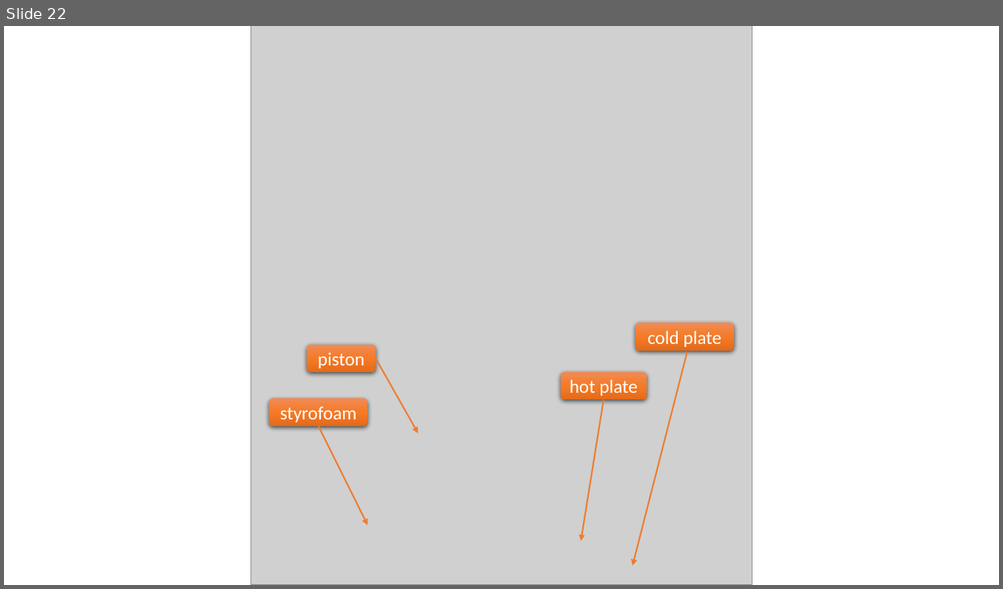
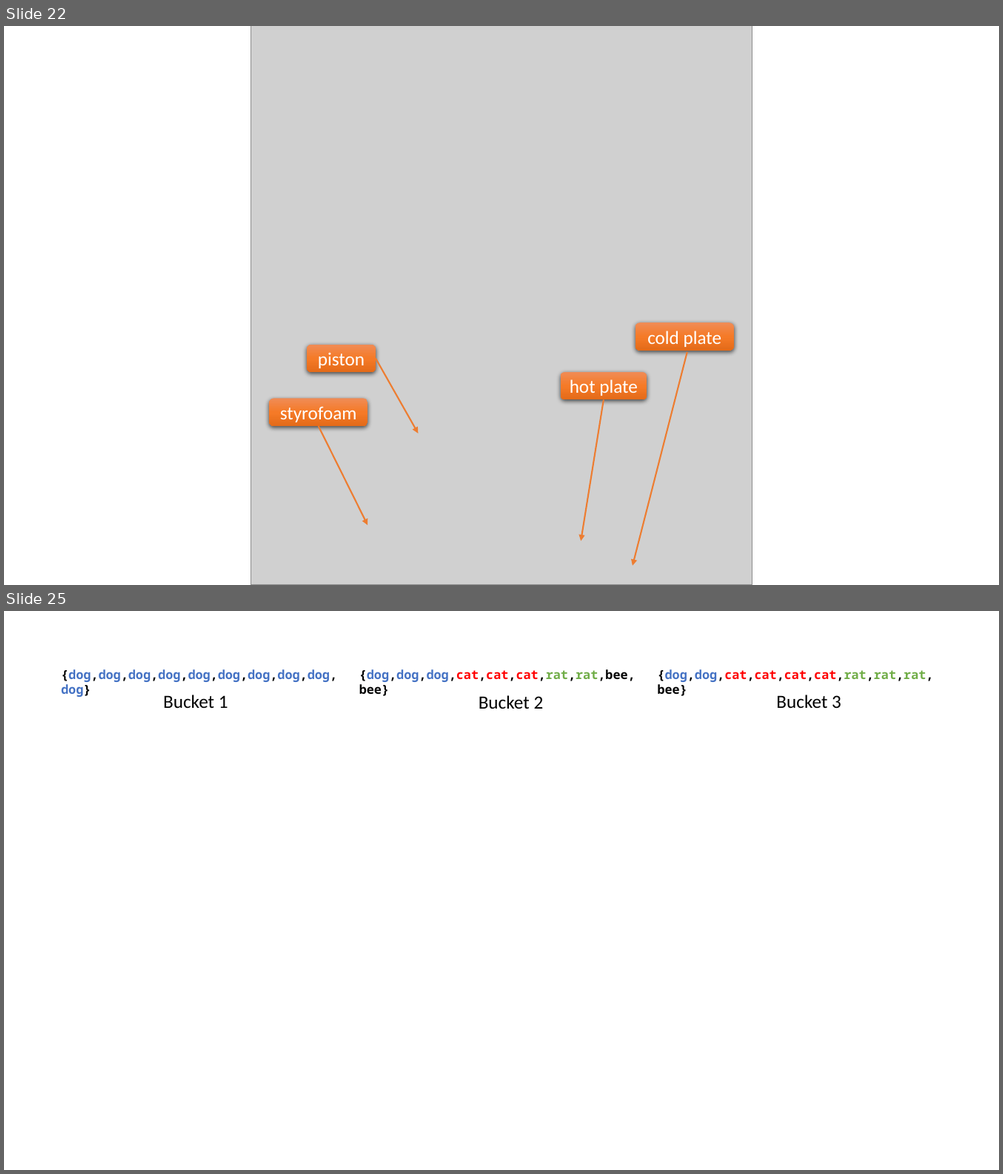
Before and after one commit to deflagg/ArtificialNeuralNetworkStudy, a slide deck: ANN Diagram.pptx. Shown one above the other, each under a label of ours: slide 22 before the commit, slides 22 and 25 after it; the slides between them are not shown. The pictures are 1003x589 and 1003x1174 pixels, drawn with LibreOffice and Linux fonts; fonts in the diff are those of the drawing; grey boxes stand for pictures. Boxes give left, top, right and bottom in pixels: in the first picture for what was removed or moved away, otherwise in the second. Text is boxed around its words. In the diff, an @@ line names an element or a change of style, - is before the commit and + after.

```diff
--- a/ANN Diagram.pptx
+++ b/ANN Diagram.pptx
@@ slide 25 added at (4,611,999,1170), background #FFFFFF @@
@@ group added at (61,669,933,709): 6 texts @@
+{dog,dog,dog,dog,dog,dog,dog,dog,dog,dog}
+{dog,dog,cat,cat,cat,cat,rat,rat,rat,bee}
+{dog,dog,dog,cat,cat,cat,rat,rat,bee,bee}
+Bucket 1
+Bucket 2
+Bucket 3
```
Also in this commit, not shown: 2 other slides added, 5 other files.
